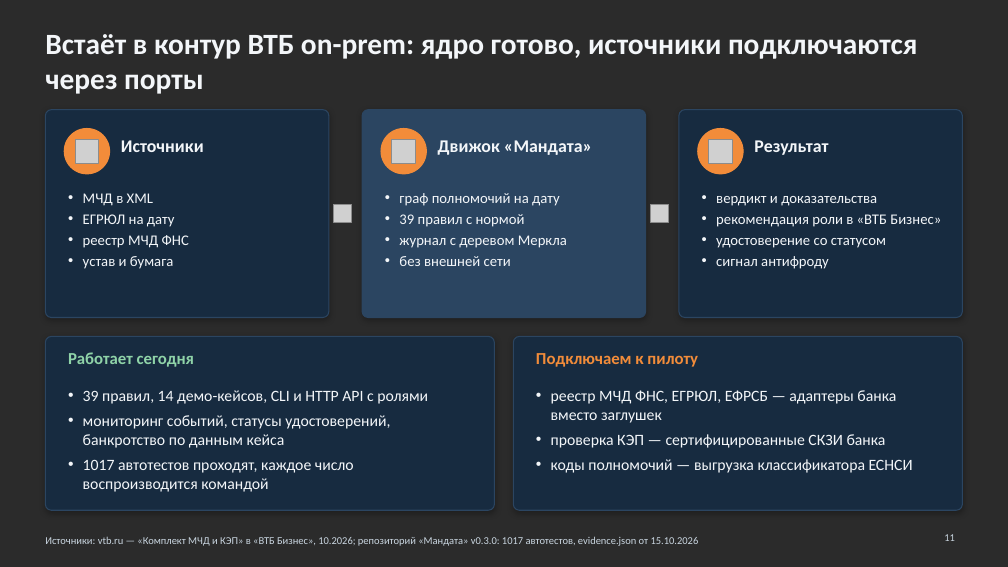
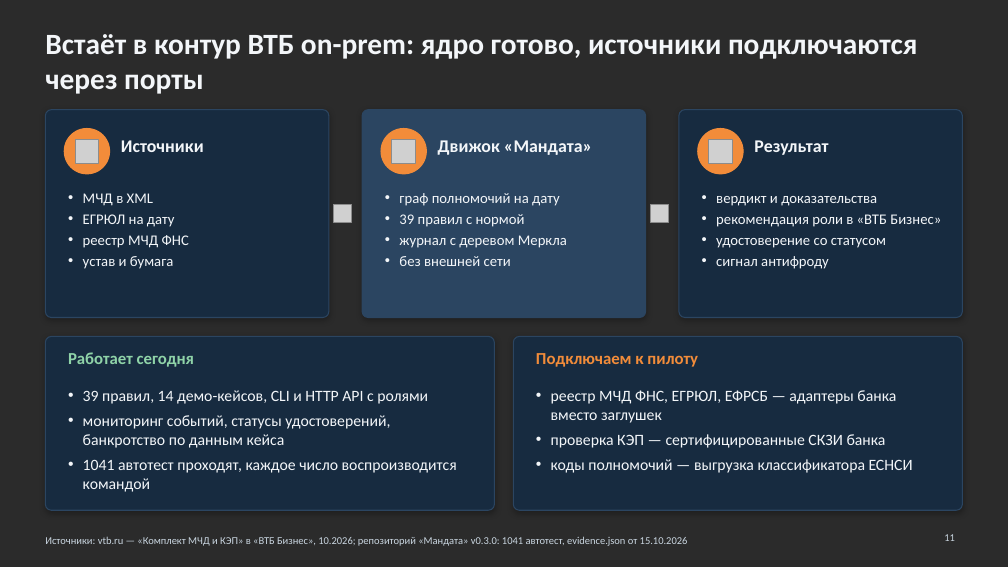
Before and after one commit to KonkovDV/Mandat, a slide deck: slide 11 of submission/slides/Mandat_VTB.pptx. Drawn at 1008x567 pixels with LibreOffice and Linux fonts; fonts in the diff are those of the drawing; grey boxes stand for pictures; background and template pictures are left out; a plain dark background stands for a picture behind light text. Boxes give left, top, right and bottom in pixels: in the first picture for what was removed or moved away, otherwise in the second. Text is boxed around its words. In the diff, an @@ line names an element or a change of style, - is before the commit and + after.

```diff
--- a/submission/slides/Mandat_VTB.pptx
+++ b/submission/slides/Mandat_VTB.pptx
@@ text at box(83, 459, 457, 492): text changed @@
-• 1017 автотестов проходят, каждое число воспроизводится командой
+• 1041 автотест проходят, каждое число воспроизводится командой
@@ text at box(45, 536, 688, 546): text changed @@
-Источники: vtb.ru — «Комплект МЧД и КЭП» в «ВТБ Бизнес», 10.2026; репозиторий «Мандата» v0.3.0: 1017 автотестов, evidence.json от 15.10.2026
+Источники: vtb.ru — «Комплект МЧД и КЭП» в «ВТБ Бизнес», 10.2026; репозиторий «Мандата» v0.3.0: 1041 автотест, evidence.json от 15.10.2026
```
Also in this commit, not shown: 2 other slides changed, 10 other files.
